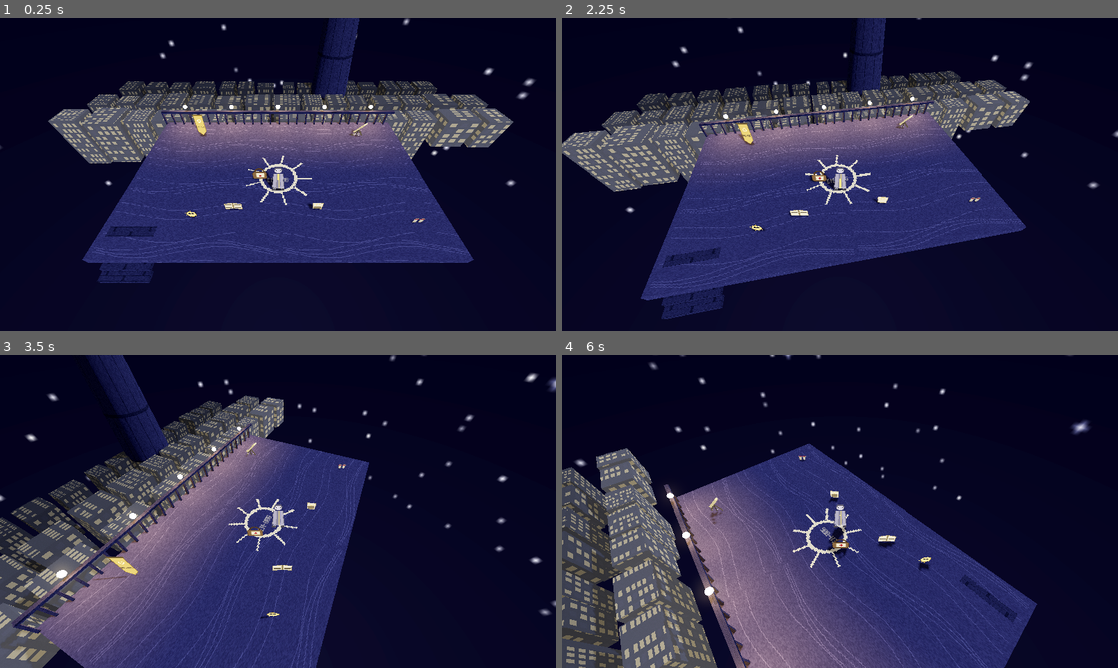
Above: before the commit, frames 1-4 (two rows, left to right).
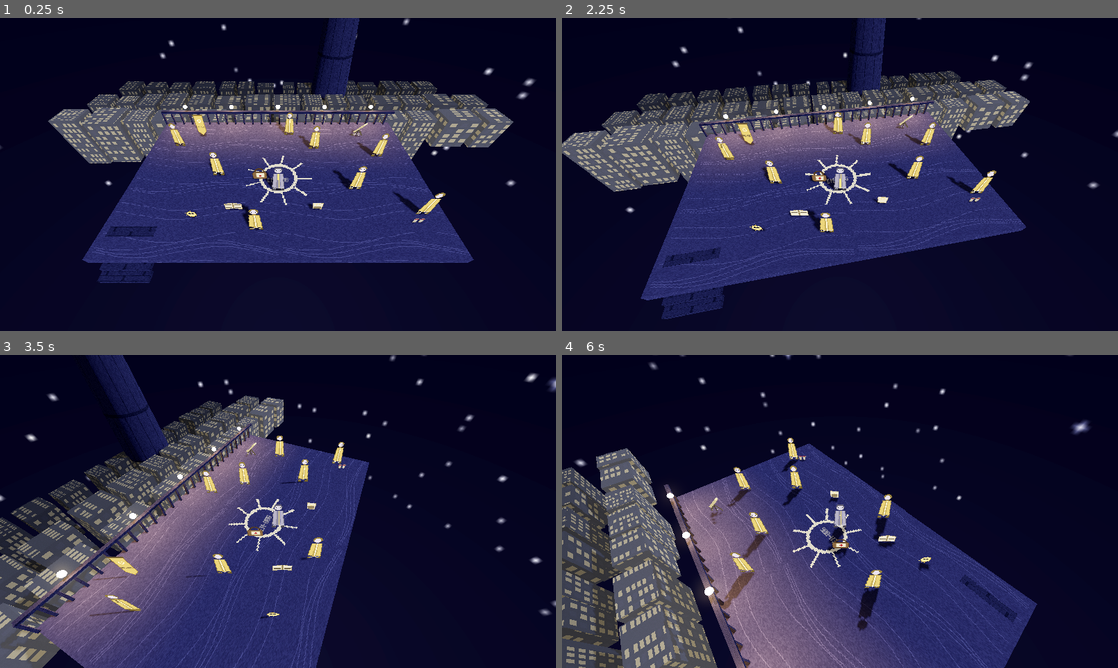
Above: after the commit, the same moments.

Repository: smile88/KAYOS-NoS-v0-1-0
Game: Godot game, scene res://threed/Balcony3D.tscn
Same seed, same stepped clock (60 frames per second), same inputs: the game is played once before the commit and once after it. This scene is started directly instead of the project's main scene.
Inputs (mouse positions are in pixels of both pictures, inside the frame that each line leads up to):
- Up to frame 1 (0.25 s): no input
- Up to frame 2 (2.25 s): tap Enter at 0.5, 2 s; move the mouse to (962, 158) at 0.52 s; hold D (move_right) 0.53-1.25 s; hold F (interact) 0.53-1.25 s; click (962, 158) at 0.67 s; tap Space at 1.25 s; drag from (728, 190) to (812, 237) at 1.27 s; move the mouse to (895, 105) at 2.02 s; hold D (move_right) from 2.03 s (still down); hold E (cam_right) from 2.03 s (still down)
- Up to frame 3 (3.5 s): tap F (interact) at 2.3 s; release D (move_right) at 2.75 s; release E (cam_right) at 2.75 s; drag from (250, 574) to (111, 464) at 2.77 s
- Up to frame 4 (6 s): move the mouse to (1006, 558) at 3.52 s; hold A (move_left) 3.53-4.25 s; hold F (interact) 3.53-4.25 s; tap Space at 4.25 s; drag from (673, 464) to (756, 433) at 4.27 s; tap Enter at 5 s; move the mouse to (867, 511) at 5.02 s; hold S (move_down) 5.03-5.75 s; hold E (cam_right) 5.03-5.75 s; click (867, 511) at 5.17 s; tap F (interact) at 5.3 s; drag from (756, 433) to (728, 527) at 5.77 s

The runs differ from the first frame. In frame 1, 1.2% of the frame differs, in the area x 30-81%, y 30-68%; in frame 2, 1.2%; in frame 3, 0.9%; in frame 4, 1.7%, in the area x 28-60%, y 26-89%.

Commit message:
3D Cold Open step E: the balcony has people on it
NPC3D is the HD-2D twin of actors/NPC.gd — extends Interactable3D (so every
crowd member is examinable, its passing line intact) and carries an animated
walk-sheet billboard driven the same camera-relative way the player is:
walk_toward(world_dir)/stop_walking() pick the visible row by projecting motion
onto the orbit camera's axes. Wanderer3D (twin of Wanderer.gd) drifts a roam
rect on the ground, pauses, and exposes freeze()/rush_to() for the Silence.

Balcony3D._build_npcs() places the seven balcony wanderers (CH-027 citizen
sheet, examine text verbatim, roam rects mapped from the 2D layout) plus the
festival-goer (group "festival_goer", her early pre-bell dialogue on examine)
for the step-G director to walk over later.

Verified headless: 7 wanderers, 1 festival-goer, 20 examinables; walk_toward
plays a walk anim and stop halts it; examining a crowd NPC opens dialogue;
freeze()/rush_to() behave. Rendered the populated balcony.

Co-Authored-By: Claude Opus 4.8 <noreply@anthropic.com>
Claude-Session: https://claude.ai/code/session_01X9vNy1Aw7PpCANN2SM3CVT

Diff:
--- a/godot/threed/Balcony3D.gd
+++ b/godot/threed/Balcony3D.gd
@@ -29,6 +29,7 @@
 	_build_festival_lights()
 	_build_stair()
 	_build_interactables()
+	_build_npcs()
 
 
 # --- helpers -----------------------------------------------------------------
@@ -250,6 +251,54 @@
 		add_child(it)
 
 
+## The FestivalGoer sits in group "festival_goer" so the director (step G) can find and walk her.
+const FG_EARLY_DIALOGUE := "res://data/dialogue/coldopen_festivalgoer_early.json"
+
+
+func _build_npcs() -> void:
+	# The seven balcony wanderers, ported from AstraThalasBalcony.tscn: same examine text (§8.4),
+	# same CH-027 citizen sheet, roam rects mapped from the 2D layout to the XZ ground
+	# (Rect2 = minX, minZ, width, depth). They drift, pause, and — at the Silence — rush the rail.
+	var citizen := _tex(PLACE + "CH-027_athalas_citizen.png")
+	var crowd := [
+		{"name": "The Lamplighter", "x": -7.0, "z": -2.5, "roam": Rect2(-8.2, -3.9, 2.8, 3.6),
+		 "text": "\"Sixty-first Luminarae I've worked, and there's nothing to light. There's never anything to light. My father held the office, and his mother before him, and not one of us has ever struck a flame in this city.\" He turns his unlit taper over in his hands. \"Tonight of all nights, scribe, I'd like there to be something to light.\""},
+		{"name": "A Reveller, Well On", "x": -3.7, "z": 0.3, "roam": Rect2(-4.8, -1.4, 2.7, 4.2),
+		 "text": "\"Two thousand years!\" He holds up two fingers, then looks at them, unconvinced. \"Do you know what that is, scribe? That's — that's a lot of years. That's all of them. That's every year there's ever been.\" He is going to be very unwell tomorrow, and that is the worst thing that is going to happen to him tomorrow."},
+		{"name": "A Woman, Looking", "x": -1.1, "z": 4.0, "roam": Rect2(-2.4, 2.2, 3.1, 2.6),
+		 "text": "\"Have you seen a boy? So high. Gold mask, the nine rays, he cut it himself and he won't be parted from it.\" She is not frightened yet — it is a festival, and children run. \"He was at the rail a moment ago. He wanted to see the Tower.\""},
+		{"name": "Two, Leaning", "x": 0.8, "z": -3.8, "roam": Rect2(0.3, -4.6, 1.7, 1.7),
+		 "text": "\"We came up for the view and stayed for the quiet.\" She does not look away from the city while she says it. \"Don't tell them it's quiet up here. They'll all come.\" Beside her he says nothing at all, and has the face of a man who would stand on this balcony for the rest of his life."},
+		{"name": "A Solari Celebrant", "x": 4.5, "z": 1.4, "roam": Rect2(3.4, -0.3, 2.7, 3.9),
+		 "text": "\"The Song is eternal.\" She says it the way you would say the sky is blue — no fervour in it, none needed. \"Say it with me, scribe, it steadies a person. The Song is eternal, and was here before us, and will be here after.\" She smiles at your face. \"You've gone grey. Sit down. It's a festival.\""},
+		{"name": "A Tower Functionary", "x": 6.7, "z": -1.4, "roam": Rect2(5.6, -3.1, 2.8, 3.6),
+		 "text": "\"He's been up there since the sixth bell.\" He means Sulvaine; up here tonight everyone means Sulvaine. \"Hasn't eaten. Sent the attendants out.\" He laughs, and it does not come out right. \"They're saying he's nervous. Archmages aren't nervous. It's a ceremony. We've done it two thousand times.\""},
+		{"name": "A Bored Warden", "x": 7.7, "z": 3.1, "roam": Rect2(6.8, 1.4, 1.6, 3.3),
+		 "text": "\"Same duty every Luminarae: stop the balcony falling into the street.\" He does not look at the balcony. \"Two thousand years, and it has never once tried. I'll be here till the tenth bell and then I'll go and find my wife and she'll be drunk.\" He nods at the crowd, comfortable, incurious, entirely safe."},
+	]
+	for d in crowd:
+		var w := Wanderer3D.new()
+		w.name = "NPC_" + str(d["name"]).replace(" ", "").replace(",", "")
+		w.sheet = citizen
+		w.display_name = d["name"]
+		w.examine_text = d["text"]
+		w.portrait_id = "PO-014"
+		w.roam_rect = d["roam"]
+		w.position = Vector3(d["x"], 0.0, d["z"])
+		add_child(w)
+
+	# The festival-goer who will (step G) bring the player their one choice. For now she stands among
+	# the crowd; examining her opens her early, pre-bell exchange, exactly as before the bell in 2D.
+	var fg := NPC3D.new()
+	fg.name = "FestivalGoer"
+	fg.sheet = citizen
+	fg.display_name = "Festival-Goer"
+	fg.dialogue = FG_EARLY_DIALOGUE
+	fg.position = Vector3(2.5, 0.0, -2.2)
+	fg.add_to_group("festival_goer")
+	add_child(fg)
+
+
 func _build_stair() -> void:
 	# Stair down to the scriptorium at the near-left corner: a short flight of steps you can see and
 	# (later) step onto. Marks where the room transition happens.
--- a/godot/threed/Balcony3D.tscn
+++ b/godot/threed/Balcony3D.tscn
@@ -1,40 +1,38 @@
-[gd_scene load_steps=6 format=3]
+[gd_scene format=3 uid="uid://d2e08qrvlguhc"]
 
-[ext_resource type="Script" path="res://threed/Balcony3D.gd" id="1_world"]
-[ext_resource type="Script" path="res://threed/CameraRig3D.gd" id="2_cam"]
+[ext_resource type="Script" uid="uid://8fpssrh0i053" path="res://threed/Balcony3D.gd" id="1_world"]
+[ext_resource type="Script" uid="uid://cf3ox4t711t1k" path="res://threed/CameraRig3D.gd" id="2_cam"]
 [ext_resource type="PackedScene" path="res://threed/Player3D.tscn" id="3_player"]
-[ext_resource type="Texture2D" path="res://art/placeholders/CH-007_talindir_night.png" id="4_talindir"]
+[ext_resource type="Texture2D" uid="uid://cfkfkkjxgxdk3" path="res://art/placeholders/CH-007_talindir_night.png" id="4_talindir"]
 
 [sub_resource type="Environment" id="env"]
-background_mode = 0
 ambient_light_source = 2
 ambient_light_color = Color(0.28, 0.3, 0.42, 1)
 ambient_light_energy = 0.9
 tonemap_mode = 2
 glow_enabled = true
 glow_intensity = 0.35
-glow_bloom = 0.0
 glow_hdr_threshold = 1.1
 
-[node name="Balcony" type="Node3D"]
+[node name="Balcony" type="Node3D" unique_id=1066339905]
 
-[node name="WorldEnvironment" type="WorldEnvironment" parent="."]
+[node name="WorldEnvironment" type="WorldEnvironment" parent="." unique_id=262849379]
 environment = SubResource("env")
 
-[node name="MoonLight" type="DirectionalLight3D" parent="."]
+[node name="MoonLight" type="DirectionalLight3D" parent="." unique_id=154824544]
 transform = Transform3D(0.86, -0.35, 0.37, 0, 0.72, 0.69, -0.5, -0.6, 0.62, 0, 14, 0)
 light_color = Color(0.6, 0.68, 0.9, 1)
 light_energy = 0.5
 shadow_enabled = true
 
-[node name="World" type="Node3D" parent="."]
+[node name="World" type="Node3D" parent="." unique_id=1435320599]
 script = ExtResource("1_world")
 
-[node name="Player3D" parent="." instance=ExtResource("3_player")]
+[node name="Player3D" parent="." unique_id=1847450579 instance=ExtResource("3_player")]
 transform = Transform3D(1, 0, 0, 0, 1, 0, 0, 0, 1, 0, 0, 1.5)
 sheet = ExtResource("4_talindir")
 
-[node name="Camera3D" type="Camera3D" parent="."]
+[node name="Camera3D" type="Camera3D" parent="." unique_id=1537356309]
 transform = Transform3D(1, 0, 0, 0, 1, 0, 0, 0, 1, 0, 8, 11)
 script = ExtResource("2_cam")
 target_path = NodePath("../Player3D")
--- /dev/null
+++ b/godot/threed/NPC3D.gd
@@ -0,0 +1,80 @@
+extends Interactable3D
+class_name NPC3D
+## A billboard NPC for the 3D Cold Open — HD-2D twin of actors/NPC.gd. Extends Interactable3D so the
+## player can examine it (its examine_text is its passing characterisation, §8.4), and adds an
+## animated walk-sheet billboard driven the same camera-relative way the player is: whoever moves it
+## calls walk_toward(world_dir) / stop_walking(), and the visible walk row (down/up/left/right) is
+## chosen by projecting that direction onto the orbiting camera's axes, so facings stay correct at
+## any orbit angle.
+
+@export var sheet: Texture2D
+@export var pixel_size := 0.03
+
+var body: AnimatedSprite3D
+var _facing := "down"
+var _moving := false
+var _rig: CameraRig3D
+
+
+func _ready() -> void:
+	super._ready()   # Interactable3D: joins group "interactable3d"; no prop (prop_texture empty)
+	body = AnimatedSprite3D.new()
+	body.name = "Body"
+	if sheet:
+		body.sprite_frames = SpriteSheet.frames_from(sheet)
+	body.billboard = BaseMaterial3D.BILLBOARD_FIXED_Y
+	body.shaded = false
+	body.texture_filter = BaseMaterial3D.TEXTURE_FILTER_NEAREST
+	body.alpha_cut = SpriteBase3D.ALPHA_CUT_DISCARD
+	body.pixel_size = pixel_size
+	body.position.y = (72.0 * pixel_size) * 0.5
+	body.animation = "walk_down"
+	body.stop()
+	add_child(body)
+
+
+func _get_rig() -> CameraRig3D:
+	if _rig == null:
+		_rig = get_tree().get_first_node_in_group("camera_rig") as CameraRig3D
+	return _rig
+
+
+## Walk-row selection, shared with the player's: project the world move onto the camera's ground
+## axes and let the larger component pick the axis. Returns "up"/"down"/"left"/"right".
+func row_for(move: Vector3) -> String:
+	var rig := _get_rig()
+	if rig == null or move == Vector3.ZERO:
+		return _facing
+	var f := move.dot(rig.forward_xz())
+	var r := move.dot(rig.right_xz())
+	if absf(f) >= absf(r):
+		return "up" if f > 0.0 else "down"
+	return "right" if r > 0.0 else "left"
+
+
+## Move-driven animation: face along `world_dir` (relative to the camera) and play the walk cycle.
+func walk_toward(world_dir: Vector3) -> void:
+	_facing = row_for(world_dir)
+	_moving = true
+	_refresh_anim()
+
+
+func stop_walking() -> void:
+	_moving = false
+	_refresh_anim()
+
+
+func _refresh_anim() -> void:
+	if body == null or body.sprite_frames == null:
+		return
+	var anim := "walk_" + _facing
+	if not body.sprite_frames.has_animation(anim):
+		return
+	if body.animation != anim:
+		body.animation = anim
+	if _moving:
+		if not body.is_playing():
+			body.play(anim)
+	else:
+		body.stop()
+		body.frame = 0
--- /dev/null
+++ b/godot/threed/Wanderer3D.gd
@@ -0,0 +1,68 @@
+extends NPC3D
+class_name Wanderer3D
+## An NPC with somewhere to be — HD-2D twin of actors/Wanderer.gd. Drifts around `roam_rect` on the
+## ground plane, pausing, so the balcony reads as populated rather than staged. Deliberately dumb:
+## no pathing, no avoidance. Freezes during dialogue and when the director calls freeze(); at the
+## Silence the whole crowd rush_to()s the rail at once — the point of having a crowd.
+
+## Roam area on the XZ ground: Rect2(minX, minZ, width, depth). Zero size = stand still.
+@export var roam_rect: Rect2 = Rect2()
+@export var speed := 1.1
+@export var pause_min := 1.2
+@export var pause_max := 5.0
+
+var _target := Vector3.ZERO
+var _pause_left := 0.0
+var _frozen := false
+
+
+func _ready() -> void:
+	super._ready()
+	add_to_group("wanderer3d")
+	_target = global_position
+	_pause_left = randf_range(0.0, pause_max)
+
+
+func _process(delta: float) -> void:
+	if _frozen or roam_rect.size == Vector2.ZERO:
+		return
+	if DialogueManager.is_active():
+		stop_walking()
+		return
+
+	if _pause_left > 0.0:
+		_pause_left -= delta
+		stop_walking()
+		if _pause_left <= 0.0:
+			_target = Vector3(
+				randf_range(roam_rect.position.x, roam_rect.end.x),
+				global_position.y,
+				randf_range(roam_rect.position.y, roam_rect.end.y))
+		return
+
+	var to := _target - global_position
+	to.y = 0.0
+	if to.length() <= 0.15:
+		_pause_left = randf_range(pause_min, pause_max)
+		stop_walking()
+		return
+	var dir := to.normalized()
+	walk_toward(dir)
+	global_position += dir * speed * delta
+
+
+## Stop where you are. The director uses this the instant the Song stops.
+func freeze() -> void:
+	_frozen = true
+	stop_walking()
+
+
+## Everyone turns and moves to the rail to look. Spread wide along the balustrade rather than
+## converging on one point, so it reads as a crowd lining the rail, not a scrum.
+func rush_to(point: Vector3, over: float) -> void:
+	_frozen = true
+	var dest := Vector3(clampf(point.x + randf_range(-7.0, 7.0), -8.5, 8.5), global_position.y, point.z + randf_range(0.0, 0.6))
+	walk_toward(dest - global_position)
+	var tw := create_tween()
+	tw.tween_property(self, "global_position", dest, over).set_trans(Tween.TRANS_SINE)
+	tw.tween_callback(func(): stop_walking())
Not shown, added: godot/threed/NPC3D.gd.uid
Not shown, added: godot/threed/Wanderer3D.gd.uid
